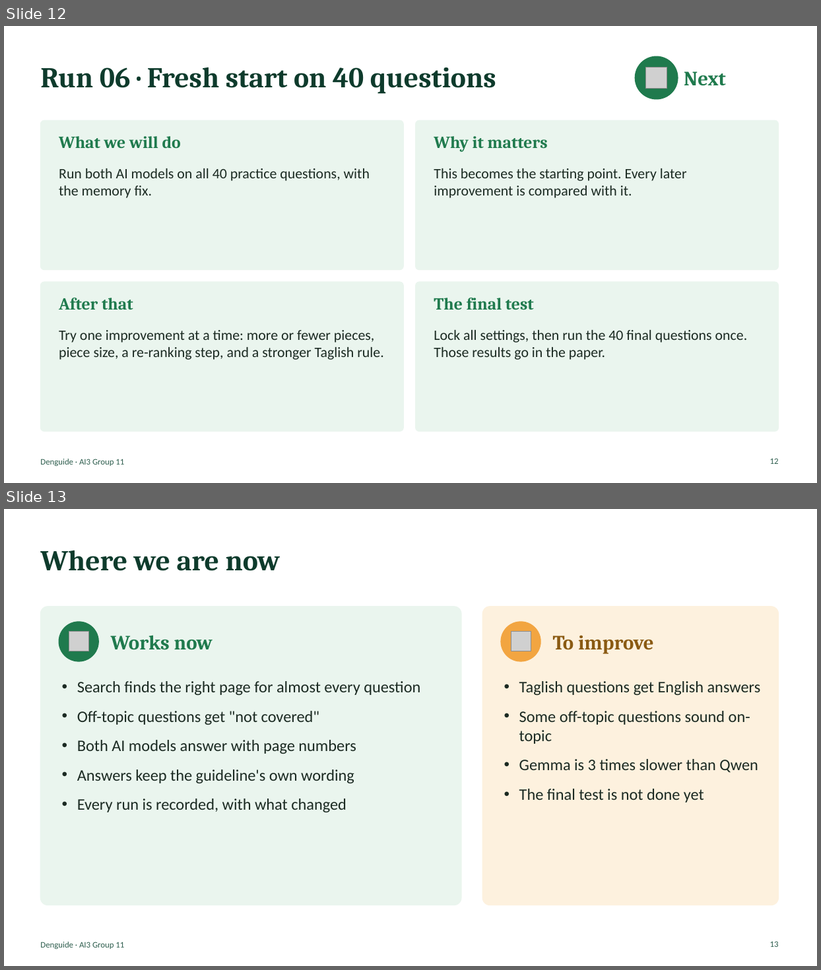
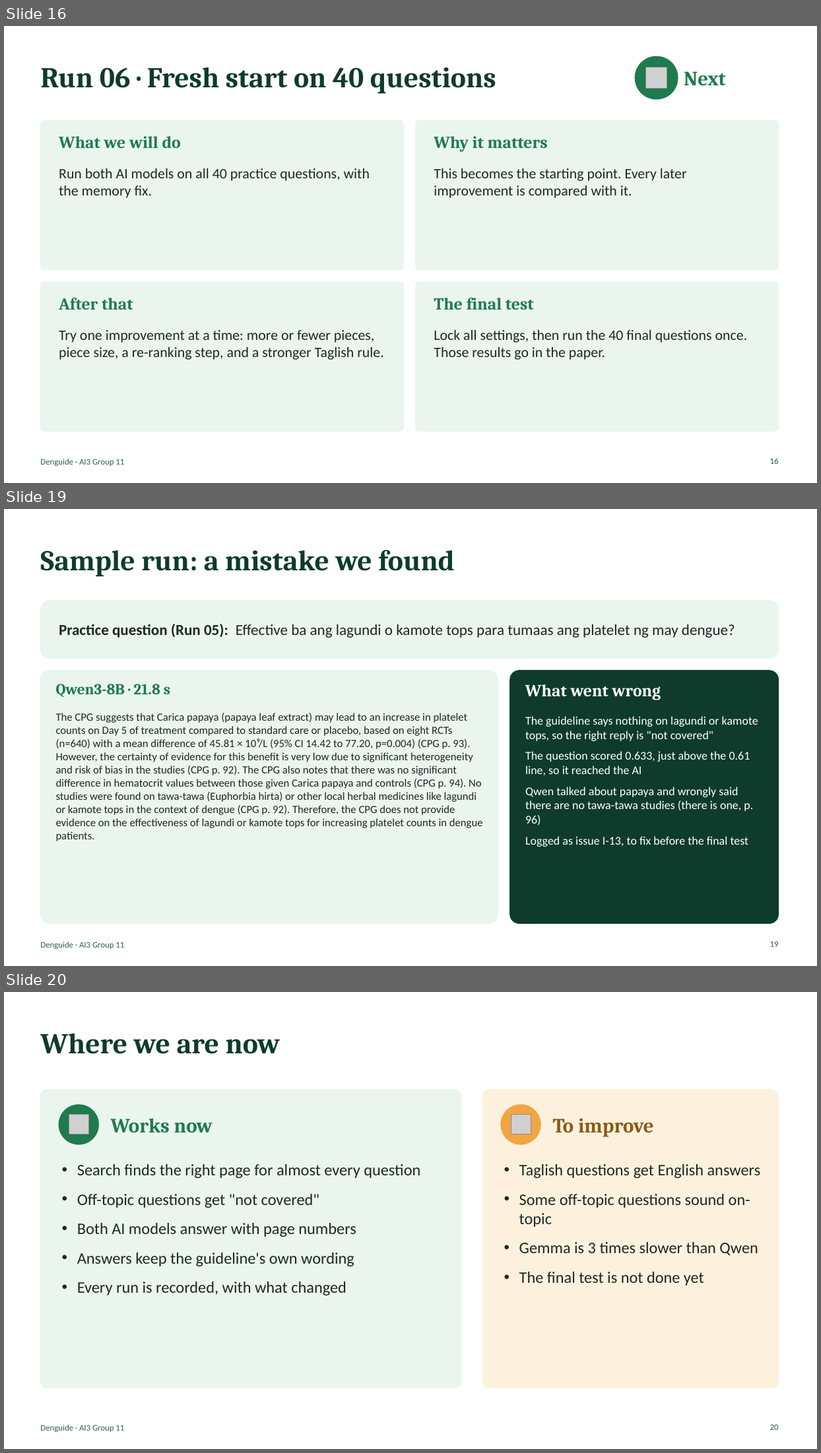
Before and after one commit to IBANNN/denguide, a slide deck: docs/Denguide_Progress_Deck_Check2.pptx. Shown one above the other, each under a label of ours: slides 12 and 13 before the commit, slides 16, 19 and 20 after it; the slides between them are not shown. The pictures are 821x970 and 821x1453 pixels, drawn with LibreOffice and Linux fonts; fonts in the diff are those of the drawing; grey boxes stand for pictures. Boxes give left, top, right and bottom in pixels: in the first picture for what was removed or moved away, otherwise in the second. Text is boxed around its words. In the diff, an @@ line names an element or a change of style, - is before the commit and + after.

Commit message:
Progress deck: cleaning, pieces, metrics and sample-run slides; log issue I-14

```diff
--- a/docs/Denguide_Progress_Deck_Check2.pptx
+++ b/docs/Denguide_Progress_Deck_Check2.pptx
@@ slide 19 added at [4, 509, 817, 966], background #FFFFFF; not listed: 1 template element that a slide beside it also shows @@
@@ text added at [40, 550, 454, 577], 34 pt, text #0E3B2C, bold @@
+Sample run: a mistake we found
@@ rounded rectangle added at [40, 601, 779, 658], fill #EAF5EE, outline #EAF5EE 1 pt @@
@@ text added at [59, 624, 735, 638], 18 pt, text #1B2A22 @@
+Practice question (Run 05): Effective ba ang lagundi o kamote tops para tumaas ang platelet ng may dengue?
@@ rounded rectangle added at [40, 671, 498, 923], fill #EAF5EE, outline #EAF5EE 1 pt @@
@@ text added at [56, 684, 170, 697], 18 pt, text #1F7A4D, bold @@
+Qwen3-8B · 21.8 s
@@ rounded rectangle added at [510, 671, 779, 923], fill #0E3B2C, outline #0E3B2C 1 pt @@
@@ text added at [525, 685, 661, 700], 20 pt, text #FFFFFF, bold @@
+What went wrong
@@ text added at [56, 713, 483, 842], 13 pt, text #1B2A22 @@
+The CPG suggests that Carica papaya (papaya leaf extract) may lead to an increase in platelet counts on Day 5 of treatment compared to standard care or placebo, based on eight RCTs (n=640) with a mean difference of 45.81 × 10⁹/L (95% CI 14.42 to 77.20, p=0.004) (CPG p. 93). However, the certainty of evidence for this benefit is very low due to significant heterogeneity and risk of bias in the studies (CPG p. 92). The CPG also notes that there was no significant difference in hematocrit values between those given Carica papaya and controls (CPG p. 94). No studies were found on tawa-tawa (Euphorbia hirta) or other local herbal medicines like lagundi or kamote tops in the context of dengue (CPG p. 92). Therefore, the CPG does not provide evidence on the effectiveness of lagundi or kamote tops for increasing platelet counts in dengue patients.
@@ text added at [525, 716, 758, 847], 14 pt, text #FFFFFF @@
+The guideline says nothing on lagundi or kamote tops, so the right reply is "not covered"
+The question scored 0.633, just above the 0.61 line, so it reached the AI
+Qwen talked about papaya and wrongly said there are no tawa-tawa studies (there is one, p. 96)
+Logged as issue I-13, to fix before the final test
@@ page number added at [770, 941, 779, 947], 10 pt, text #2E5E4E @@
+19
@@ what was slide 12 is now slide 16 @@
@@ page number at [770, 458, 779, 464]: text changed @@
-12
+16
@@ what was slide 13 is now slide 20 @@
@@ page number at [770, 1424, 779, 1430]: text changed @@
-13
+20
```
Also in this commit, not shown: 1 slide changed, 6 other slides added, 1 other file.
